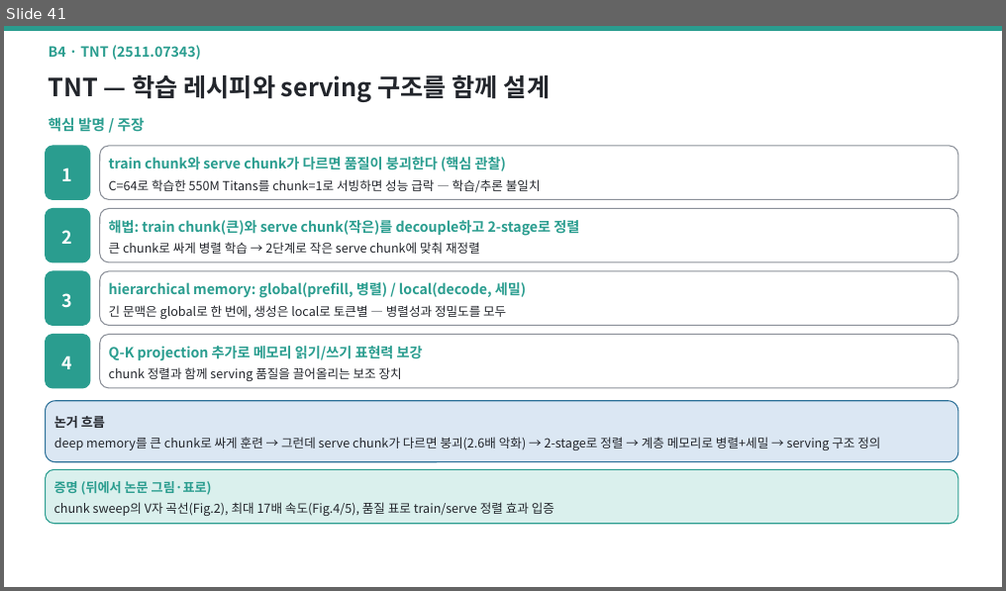
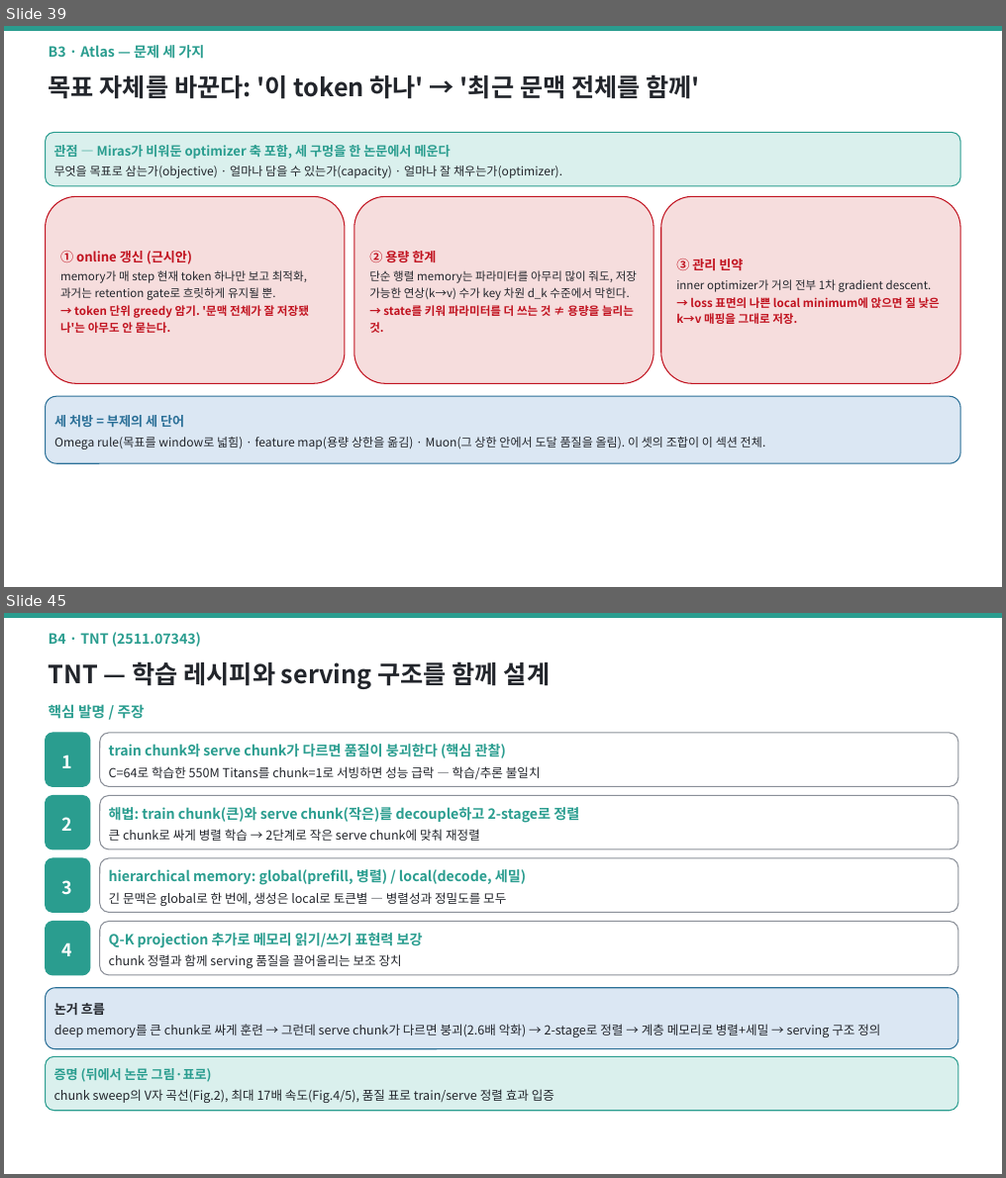
Before and after one commit to jimmylegendary/neural-memory-study, a slide deck: seminar/TTT-seminar.pptx. Shown one above the other, each under a label of ours: slide 41 before the commit, slides 39 and 45 after it; the slides between them are not shown. The pictures are 1006x591 and 1006x1178 pixels, drawn with LibreOffice and Linux fonts; fonts in the diff are those of the drawing. Boxes give left, top, right and bottom in pixels: in the first picture for what was removed or moved away, otherwise in the second. Text is boxed around its words. In the diff, an @@ line names an element or a change of style, - is before the commit and + after.

```diff
--- a/seminar/TTT-seminar.pptx
+++ b/seminar/TTT-seminar.pptx
@@ slide 39 added at (4, 26, 1002, 587), background #FFFFFF @@
@@ rectangle added at (4, 26, 1002, 31), fill #2A9D8F, outline #2A9D8F 1 pt @@
@@ text added at (49, 45, 204, 59), 13.5 pt, text #2A9D8F, bold @@
+B3 · Atlas — 문제 세 가지
@@ text added at (49, 75, 700, 99), 24 pt, text #22252B, bold @@
+목표 자체를 바꾼다: '이 token 하나' → '최근 문맥 전체를 함께'
@@ rounded rectangle added at (46, 132, 960, 186), fill #DAF0ED, outline #2A9D8F 1 pt, 11.5 pt, text #22252B @@
+관점 — Miras가 비워둔 optimizer 축 포함, 세 구멍을 한 논문에서 메운다
+무엇을 목표로 삼는가(objective) · 얼마나 담을 수 있는가(capacity) · 얼마나 잘 채우는가(optimizer).
@@ rounded rectangle added at (46, 196, 345, 383), fill #F6DDDD, outline #C1121F 1 pt, 11 pt, text #22252B @@
+① online 갱신 (근시안)
+memory가 매 step 현재 token 하나만 보고 최적화, 과거는 retention gate로 흐릿하게 유지될 뿐.
+→ token 단위 greedy 암기. '문맥 전체가 잘 저장됐나'는 아무도 안 묻는다.
@@ rounded rectangle added at (354, 196, 653, 383), fill #F6DDDD, outline #C1121F 1 pt, 11 pt, text #22252B @@
+② 용량 한계
+단순 행렬 memory는 파라미터를 아무리 많이 줘도, 저장 가능한 연상(k→v) 수가 key 차원 d_k 수준에서 막힌다.
+→ state를 키워 파라미터를 더 쓰는 것 ≠ 용량을 늘리는 것.
@@ rounded rectangle added at (661, 196, 960, 383), fill #F6DDDD, outline #C1121F 1 pt, 11 pt, text #C1121F, bold @@
+③ 관리 빈약
+inner optimizer가 거의 전부 1차 gradient descent.
+→ loss 표면의 나쁜 local minimum에 앉으면 질 낮은 k→v 매핑을 그대로 저장.
@@ rounded rectangle added at (46, 396, 960, 464), fill #DBE7F3, outline #2A6F97 1 pt, 11.5 pt, text #22252B @@
+세 처방 = 부제의 세 단어
+Omega rule(목표를 window로 넓힘) · feature map(용량 상한을 옮김) · Muon(그 상한 안에서 도달 품질을 올림). 이 셋의 조합이 이 섹션 전체.
@@ what was slide 41 is now slide 45 @@
```
Also in this commit, not shown: 5 other slides added, 2 slides removed, 1 other file.
